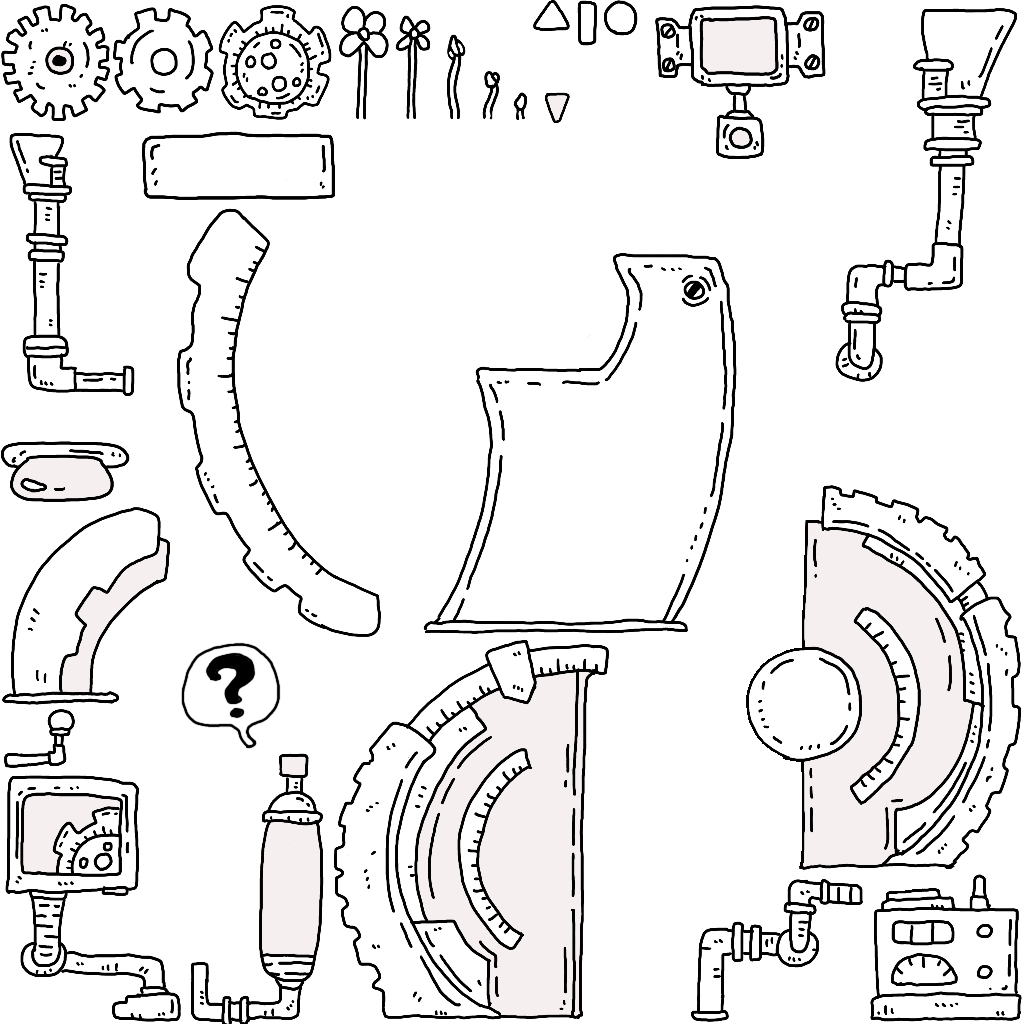
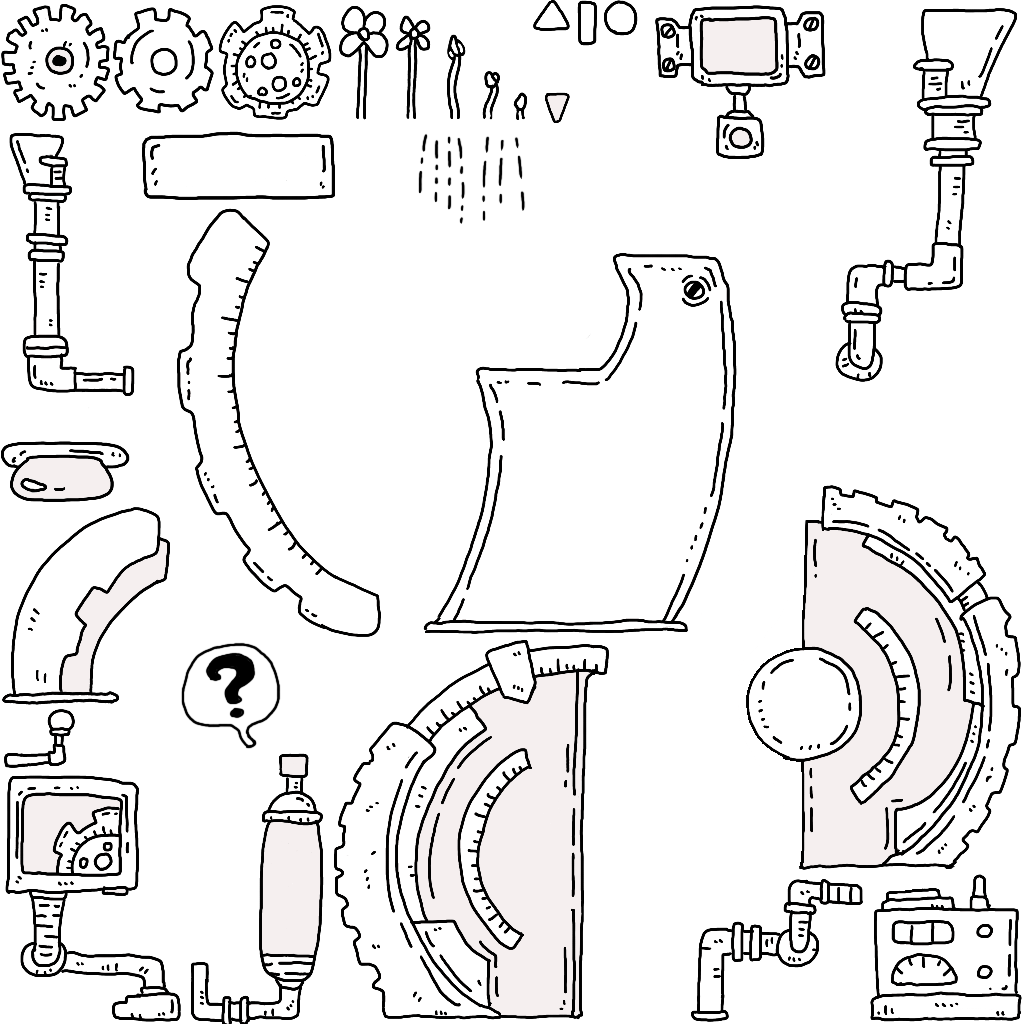
Layer changes from the first 1024px x 1024px image to the second:
added layer "レイヤー 84" above "レイヤー 27" over [481, 136, 526, 221]
added layer "レイヤー 26" above "レイヤー 83" over [418, 133, 466, 224]
